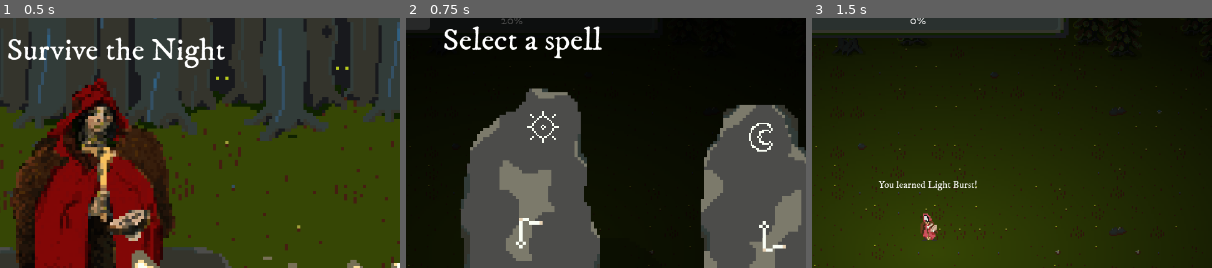
Above: before the commit, frames 1-3 (left to right).
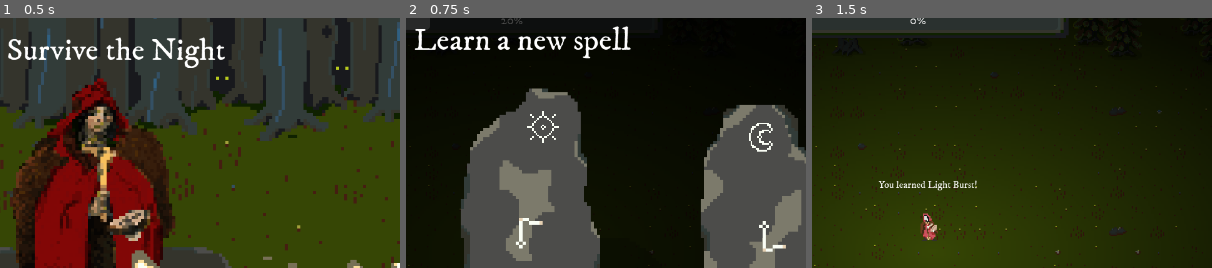
Above: after the commit, the same moments.

Repository: milestone-dev/ld55
Game: Godot game, scene res://scenes/start.tscn
Two runs of this game, one before a commit and one after it. Both use one fixed random seed, a clock stepped at 60 frames per second and the inputs below.
Inputs:
- Up to frame 1 (0.5 s): no input
- Up to frame 2 (0.75 s): click "Start game" at 0.5 s
- Up to frame 3 (1.5 s): click "Light Burst" at 1.25 s
The pictures show only the part of the screen within x 36-86%, y 5-55%; the shares and areas given below are measured in that part.

Frame 1 is identical in both runs. In frame 2, 2.2% of the frame differs, in the area x 2-57%, y 3-17%; in frame 3, nothing differs.

Commit message:
Update copy for spell select

Diff:
--- a/scenes/shop_screen.tscn
+++ b/scenes/shop_screen.tscn
@@ -231,7 +231,7 @@
 theme_override_fonts/normal_font = ExtResource("4_ga4lh")
 theme_override_font_sizes/normal_font_size = 50
 bbcode_enabled = true
-text = "[center]Select a spell"
+text = "[center]Learn a new spell"
 fit_content = true
 
 [connection signal="pressed" from="SpellRune1/SpellButton1" to="." method="_on_spell_button_1_pressed"]
